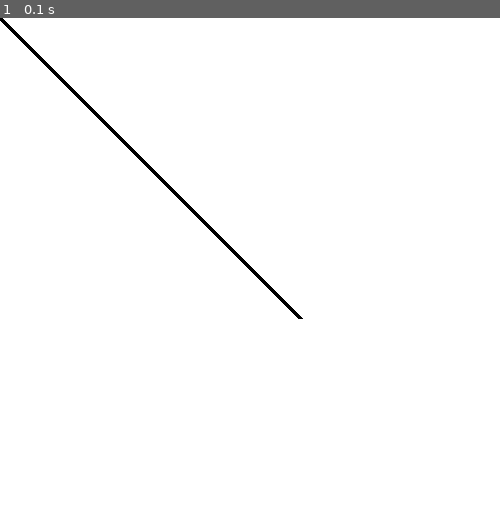
Above: before the commit, frame 1.
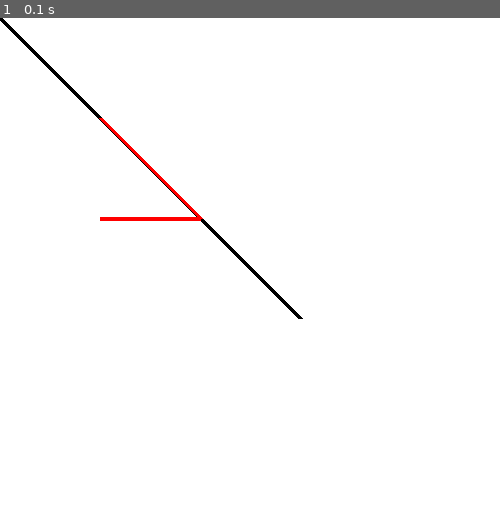
Above: after the commit, the same moment.

Repository: Santhosh-Kumar-2004/python-pygame-game-dev
Game: pygame game, started from Shapes.py
The game is run twice, just before and just after one commit, with the same random seed, the same clock (stepped at 60 frames per second) and the same inputs.
Inputs:
- Up to frame 1 (0.1 s): no input

The runs differ from the first frame. In frame 1, 0.3% of the frame differs, in the area x 19-41%, y 20-41%.

Commit message:
Used the draw.lines method to draw something

Diff:
--- a/Shapes.py
+++ b/Shapes.py
@@ -8,6 +8,7 @@
 pygame.display.set_caption("Drawing Shapes on the Surface")
 
 pygame.draw.line(screen, "black", (0, 0), (300, 300), 5)
+pygame.draw.lines(screen, "red", False, [(100, 100), (200, 200), (100, 200)], 4)
 
 done = True
 while done:
